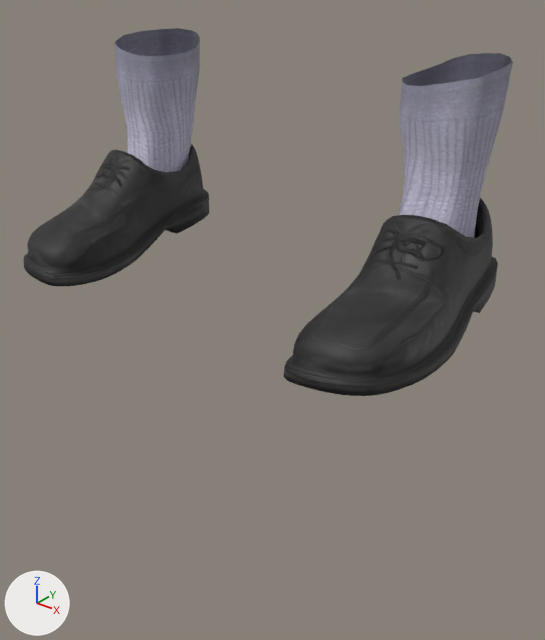
What one commit did to the glTF model app/assets/humans/female/shoes04.glb.
Before and after are seen from a 50 mm lens placed at (0.432, -0.579, 0.287), pointed at (0.034, -0.082, -0.022). Arrows for +X, +Y and +Z are at lower left; the lights stay in place. The picture after the commit comes second. Vertices at exactly the same position are counted once.

In view in the first picture: 'part_shoes04'.
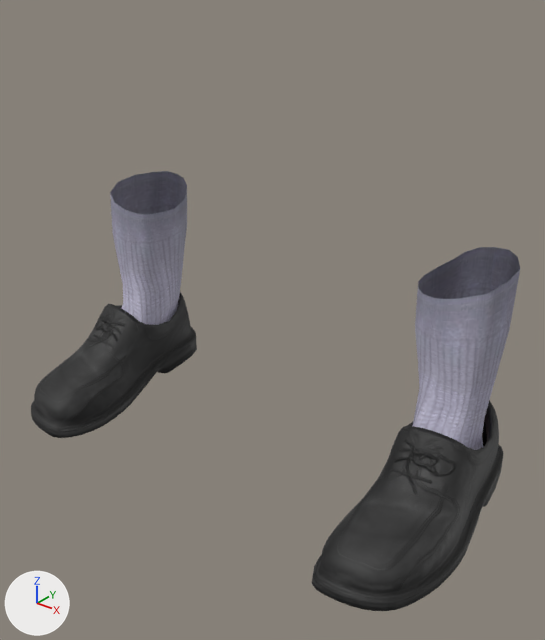
The newer file adds a shape key; the second version is drawn at full value of the shape key 'legs_long' of 'part_shoes04', and the change is written as the vertex moves it makes.

Changed parts and their boxes [x1, y1, x2, y2] in the pictures (545 x 640 px; the box of a moved part takes in the faces that stretch with it):
```json
{"object": "part_shoes04", "change": "reshaped", "before": [23, 28, 513, 396], "after": [31, 171, 520, 611], "on screen": "20% taller"}
{"part": 1, "of": "me_shoes04", "change": "moved or reshaped", "before": [284, 198, 498, 396], "after": [312, 400, 504, 611]}
{"part": 2, "of": "me_shoes04", "change": "moved or reshaped", "before": [23, 144, 209, 286], "after": [31, 292, 197, 438]}
{"part": 3, "of": "me_shoes04", "change": "moved or reshaped", "before": [399, 53, 513, 238], "after": [413, 247, 520, 450]}
{"part": 4, "of": "me_shoes04", "change": "moved or reshaped", "before": [115, 28, 200, 172], "after": [110, 171, 187, 325]}
```

Edits to the scene script, one JSON object a line:
```json
{"block": "me_shoes04", "where": "# used by ob_part_shoes04; location = (0.0, 0.0, 0.0)"}
{"op": "remove", "block": "me_shoes04", "code": "me_shoes04.from_pydata(...)  # 1722 vertices, 3320 faces; spans x -0.222..0.222, y -0.2..0.029, z 0.001..0.216"}
{"op": "add", "block": "me_shoes04", "code": "me_shoes04.from_pydata(...)  # 1722 vertices, 3320 faces; spans x -0.253..0.253, y -0.2..0.029, z -0.184..0.058"}
{"block": "me_shoes04", "change": "me_shoes04 part 1: the loose piece of 717 vertices spanning x 0.123..0.222, y -0.2..0.029, z 0.001..0.105 is moved by (0.031, 0.0, -0.185)"}
{"block": "me_shoes04", "change": "me_shoes04 part 2: the loose piece of 717 vertices spanning x -0.222..-0.123, y -0.2..0.029, z 0.001..0.105 is moved by (-0.031, 0.0, -0.185)"}
{"block": "me_shoes04", "change": "me_shoes04 part 3: 144 of 1722 vertices moved; they spanned x 0.124..0.203, y -0.097..0.027, z 0.029..0.216 and now span x 0.154..0.233, y -0.097..0.027, z -0.155..0.058; mean shift (0.031, 0.0, -0.18); largest move (0.15, 0.006, 0.098) -> (0.181, 0.006, -0.087)"}
{"block": "me_shoes04", "change": "me_shoes04 part 4: 144 of 1722 vertices moved; they spanned x -0.203..-0.124, y -0.097..0.027, z 0.029..0.216 and now span x -0.233..-0.154, y -0.097..0.027, z -0.155..0.058; mean shift (-0.031, 0.0, -0.18); largest move (-0.15, 0.006, 0.098) -> (-0.181, 0.006, -0.087)"}
```
